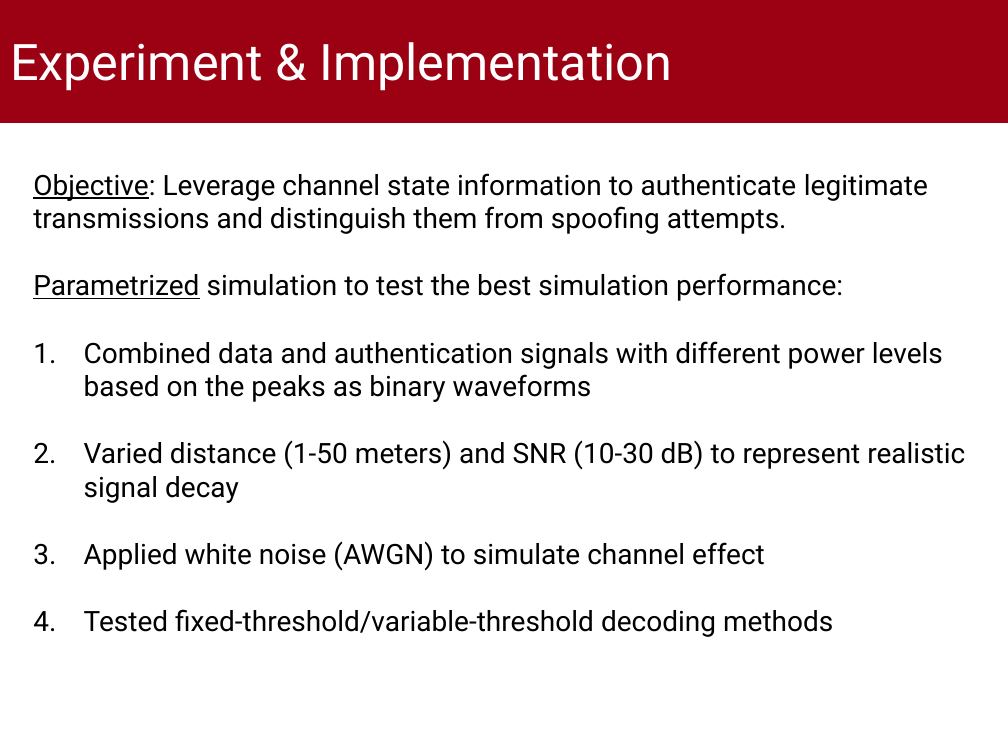
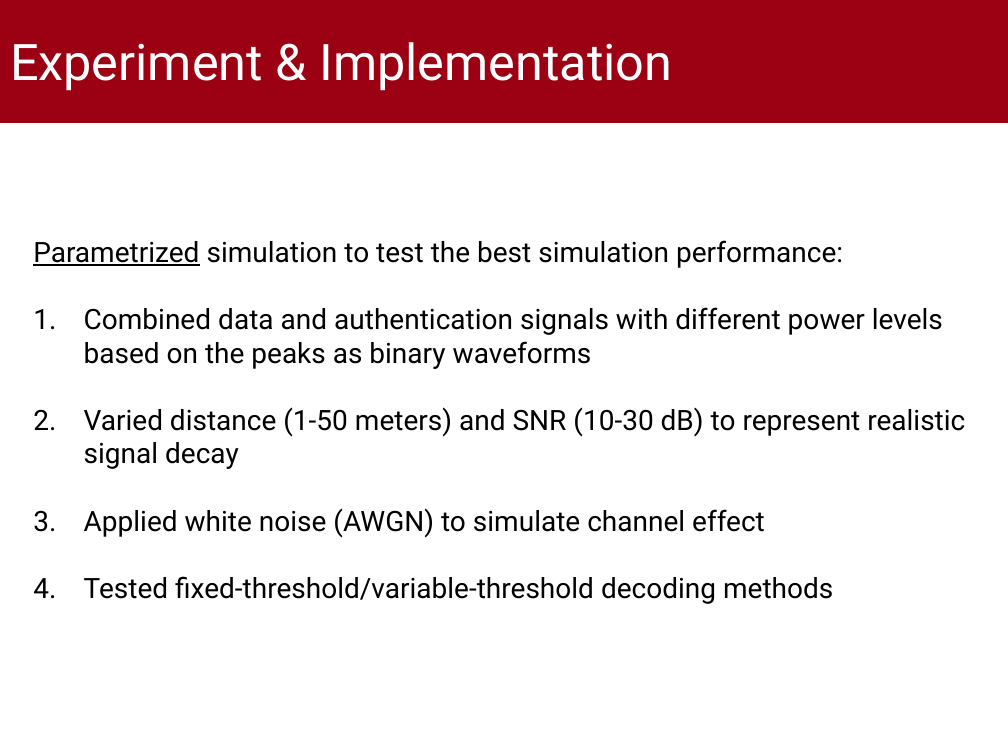
Before and after one commit to gabrielrovesti/PLA-Bluetooth-Environment, a slide deck: slide 5 of Third Part - Physical Layer Device Authentication/Slides/PLA Bluetooth Environment.pptx (slide 6 before the commit). Drawn at 1008x756 pixels with LibreOffice and Linux fonts; fonts in the diff are those of the drawing; background and template pictures are left out. Boxes give left, top, right and bottom in pixels: in the first picture for what was removed or moved away, otherwise in the second. Text is boxed around its words. In the diff, an @@ line names an element or a change of style, - is before the commit and + after.

Commit message:
slides updated

```diff
--- a/Third Part - Physical Layer Device Authentication/Slides/PLA Bluetooth Environment.pptx
+++ b/Third Part - Physical Layer Device Authentication/Slides/PLA Bluetooth Environment.pptx
@@ text at (33, 173, 928, 234): paragraph removed @@
-Objective: Leverage channel state information to authenticate legitimate transmissions and distinguish them from spoofing attempts.
@@ text "Parametrized simulation to test the ...": place and size @@
-text "Parametrized simulation to test the ..." at (33, 173, 965, 637)
+text "Parametrized simulation to test the ..." at (33, 240, 965, 604)
```
Also in this commit, not shown: 8 other slides changed, 1 slide removed, 1 other file.
